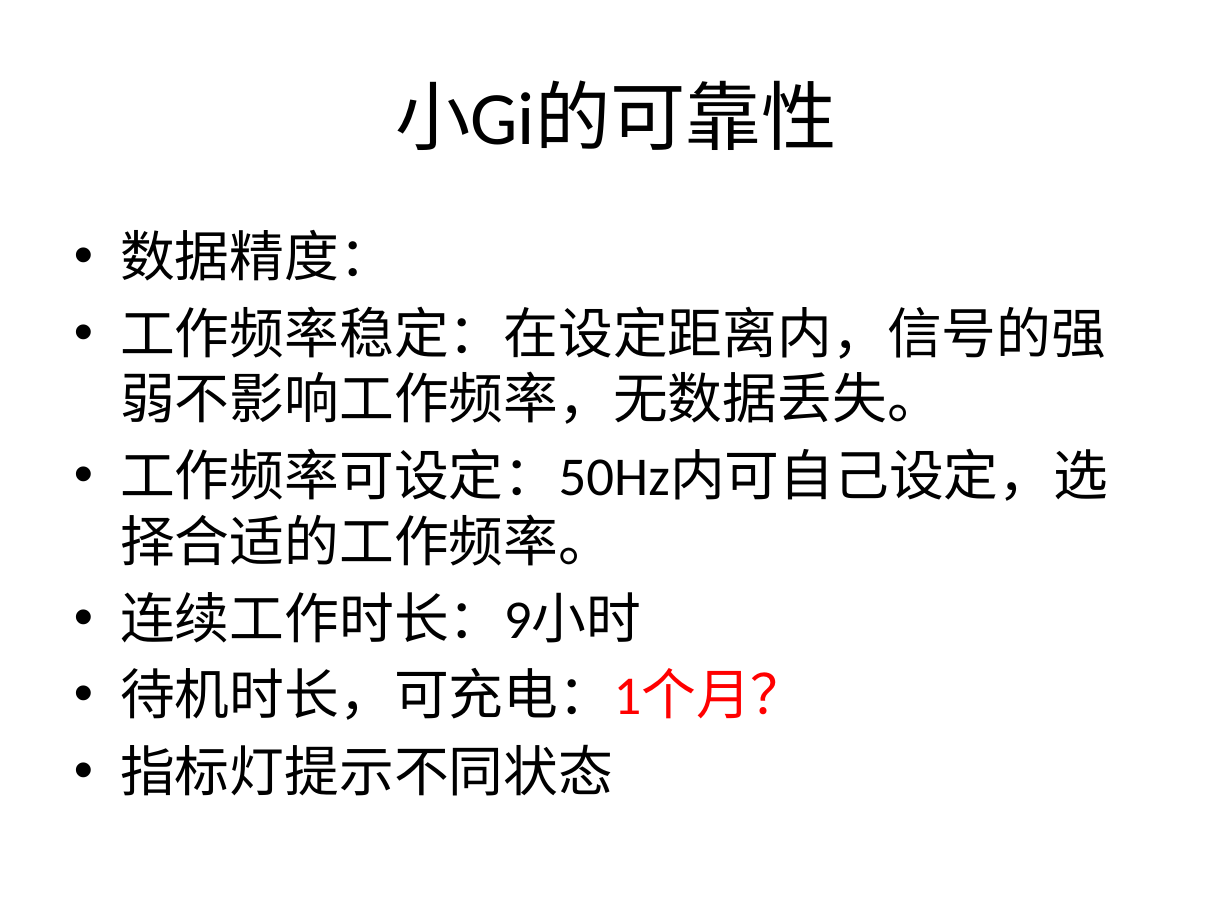
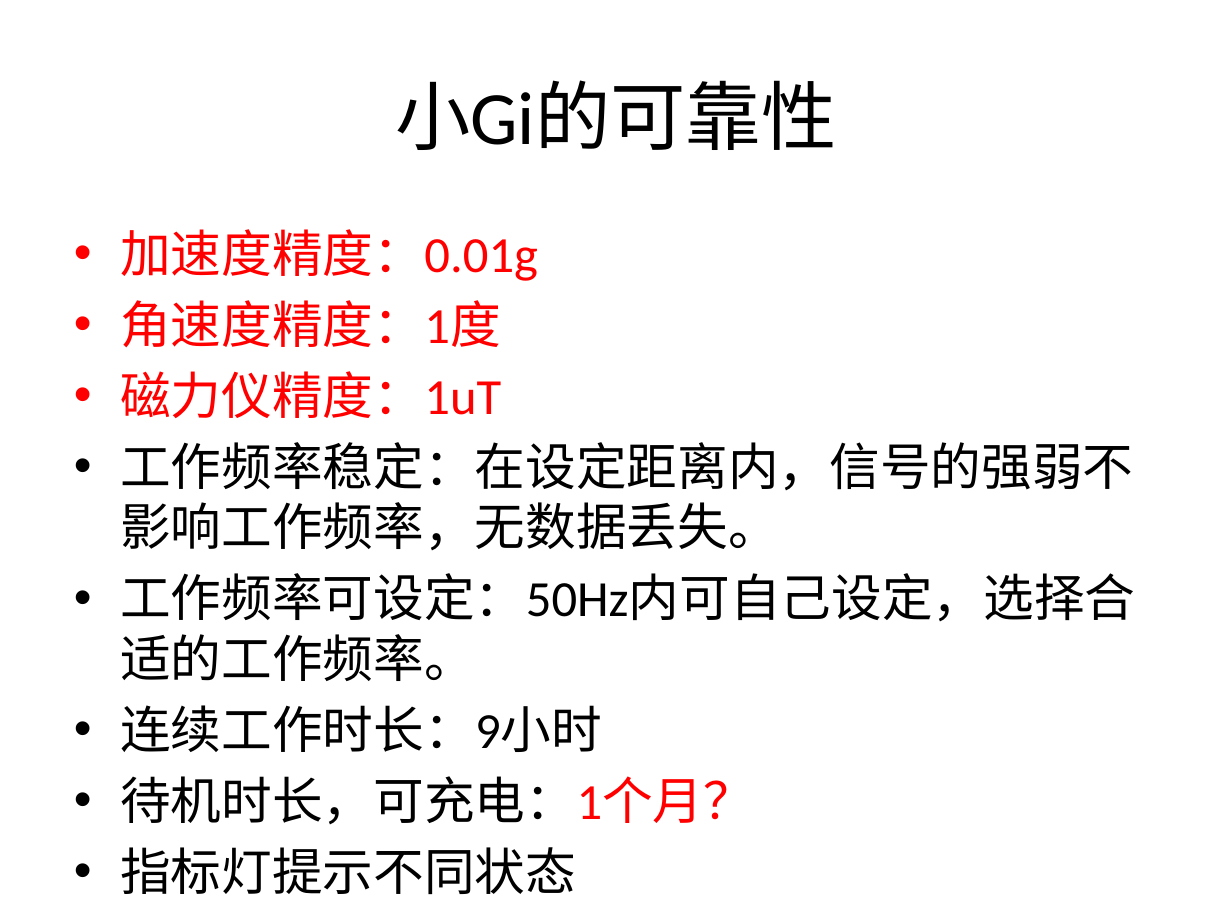
Before and after one commit to pip1998/SDK-PPT, a slide deck: slide 5 of CoolGymPPT.pptx (slide 4 before the commit). Drawn at 1232x924 pixels with LibreOffice and Linux fonts; fonts in the diff are those of the drawing. Boxes give left, top, right and bottom in pixels: in the first picture for what was removed or moved away, otherwise in the second. Text is boxed around its words. In the diff, an @@ line names an element or a change of style, - is before the commit and + after.

```diff
--- a/CoolGymPPT.pptx
+++ b/CoolGymPPT.pptx
@@ text at (x1=120, y1=229, x2=538, y2=418): text changed; size 32 to 29.6 pt; text colour #000000 to #FF0000 @@
-• 数据精度：
+• 加速度精度：0.01g
+• 角速度精度：1度
+• 磁力仪精度：1uT
@@ text at (x1=120, y1=442, x2=1135, y2=824): size 32 to 29.6 pt in "工作频率稳定：在设定距离内，信号的强弱不影响工作频率，无数据丢失。", "工作频率可设定：50Hz内可自己设定，选择合适的工作频率。", "连续工作时长：9小时", "待机时长，可充电：1个月？" and 1 more places @@
```
Also in this commit, not shown: 3 other slides changed, 1 slide added, 1 slide removed, 6 other files.
